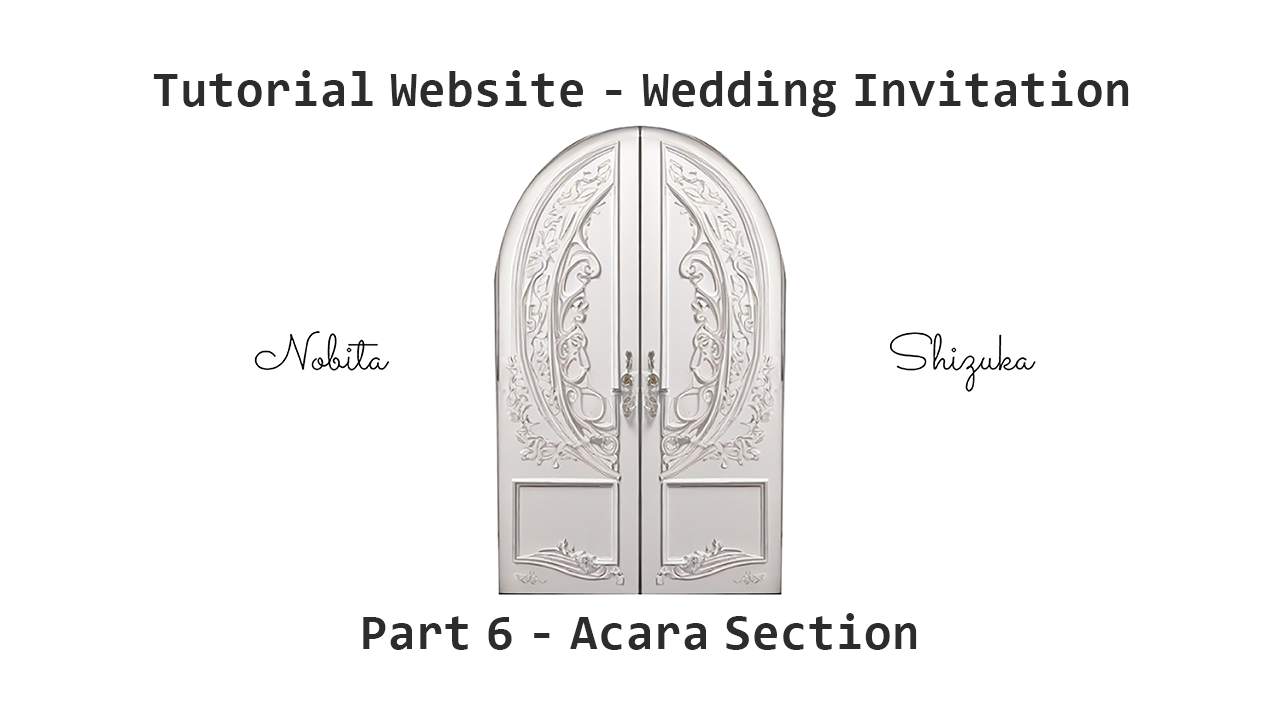
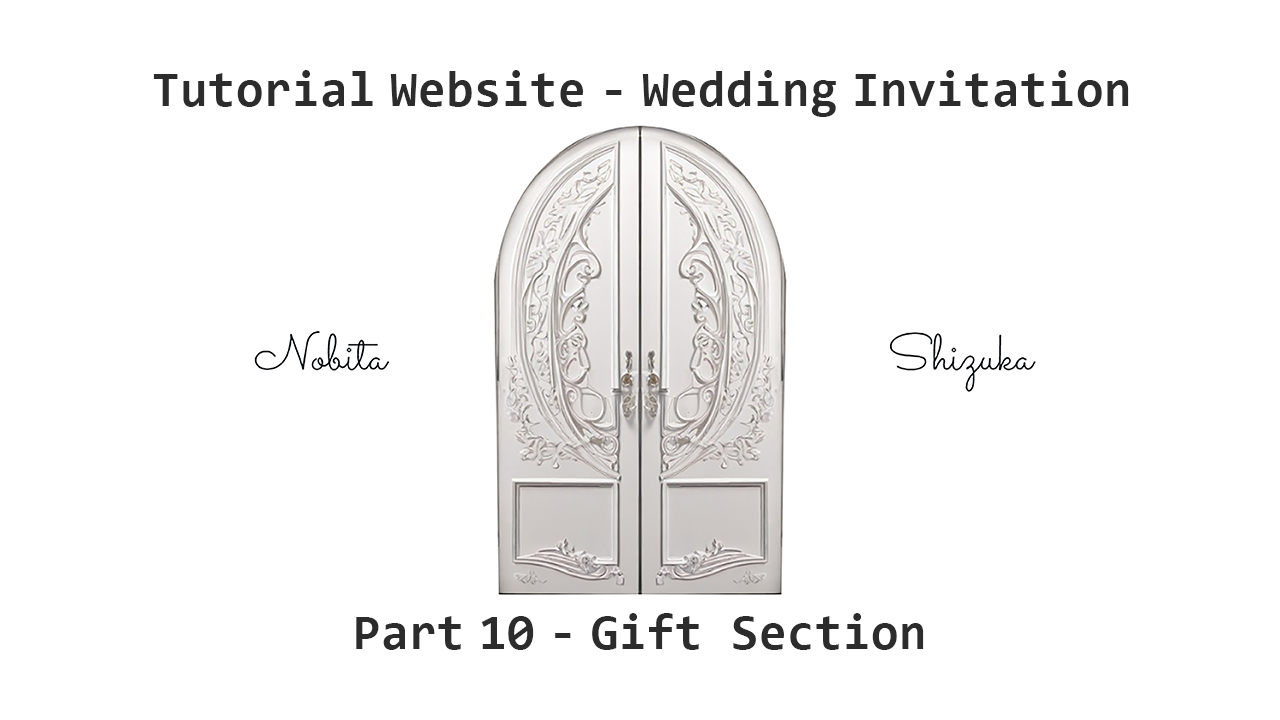
Layers edited between the first and the second 1280 × 720 image:
renamed "Part 6 - Acara Section" to "Part 10 - Gift Section", painted on it over 356, 613, 924, 650
